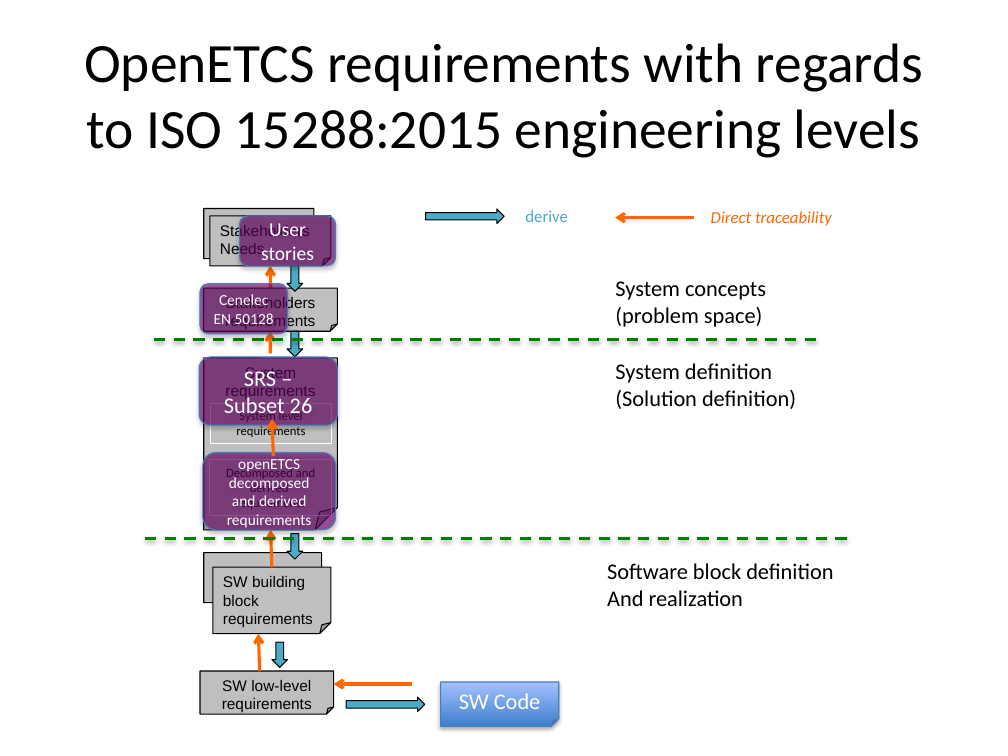
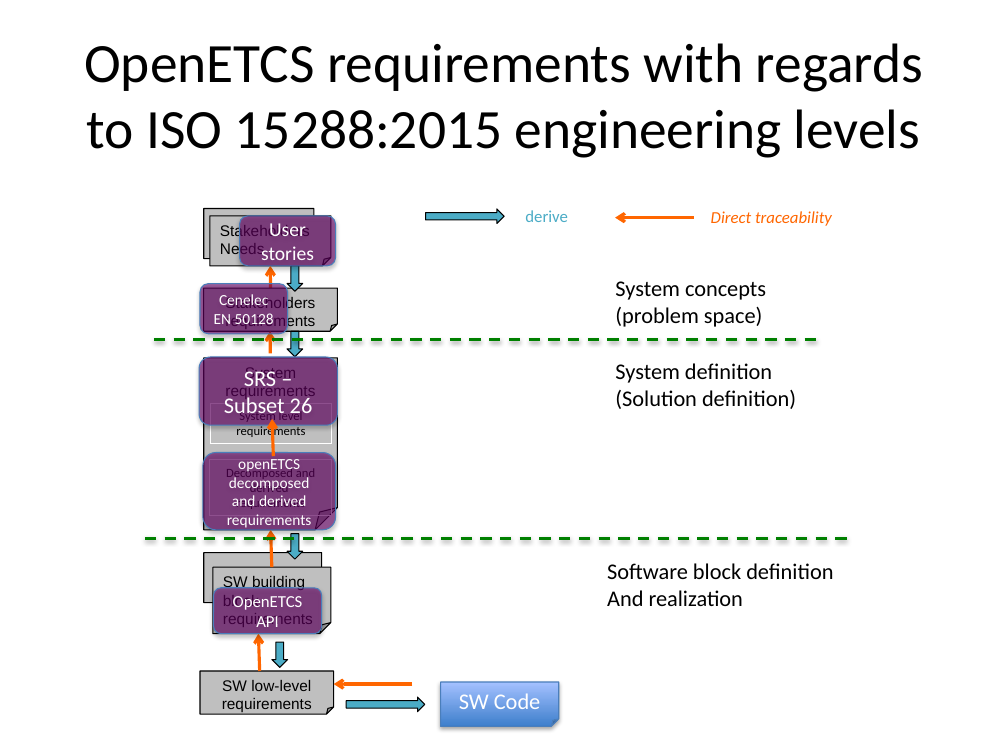
Before and after one commit to openETCS/toolchain, a slide deck: slide 4 of T7.3/TraceabilityArchitecture/images/2015-10-25 openETCS traceability_Figures.pptx. Drawn at 1008x756 pixels with LibreOffice and Linux fonts; fonts in the diff are those of the drawing. Boxes give left, top, right and bottom in pixels: in the first picture for what was removed or moved away, otherwise in the second. Text is boxed around its words. In the diff, an @@ line names an element or a change of style, - is before the commit and + after.

Commit message:
refinement of tool chain requirements concerning traceability

```diff
--- a/T7.3/TraceabilityArchitecture/images/2015-10-25 openETCS traceability_Figures.pptx
+++ b/T7.3/TraceabilityArchitecture/images/2015-10-25 openETCS traceability_Figures.pptx
@@ rounded rectangle added at <box>214,588,322,634</box>, fill #660066 at 60% opacity, outline #4B7EBC 0.75 pt, 12 pt, text #FFFFFF @@
+OpenETCS API
```
Also in this commit, not shown: 2 other slides changed, 11 other files.
